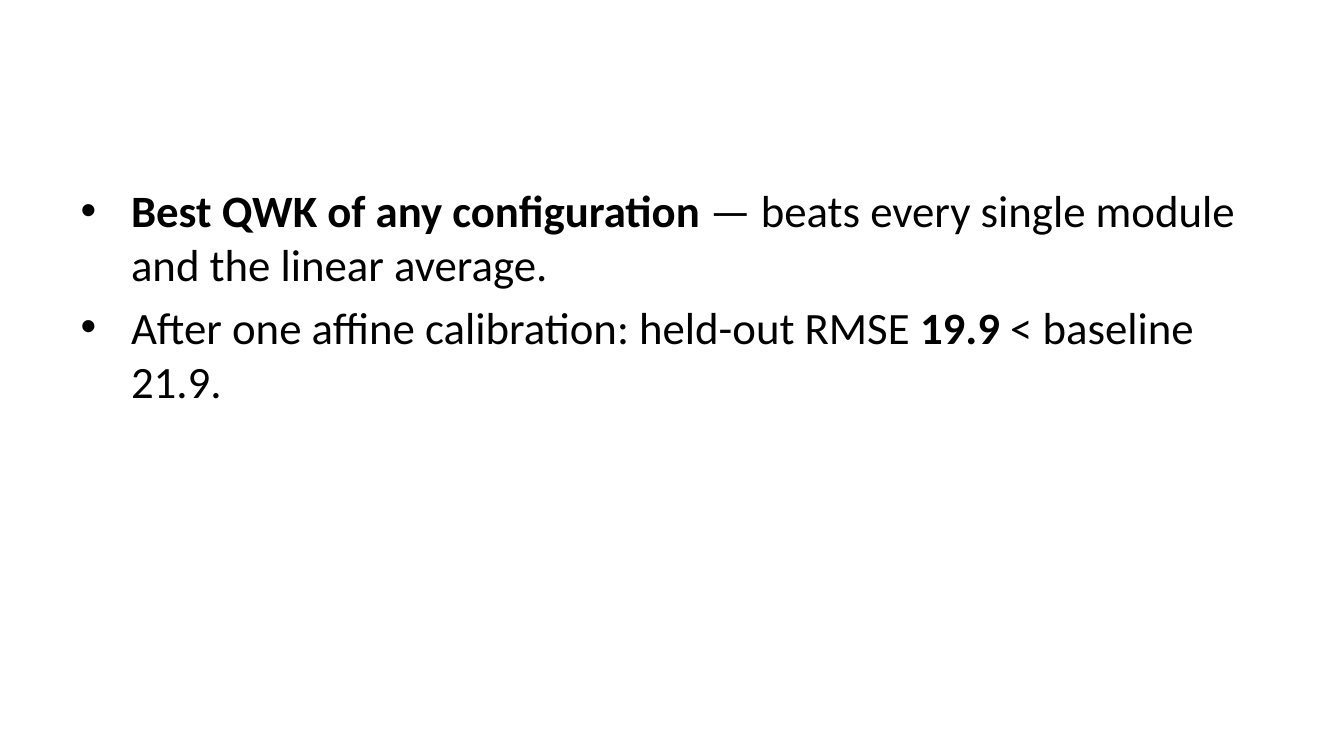
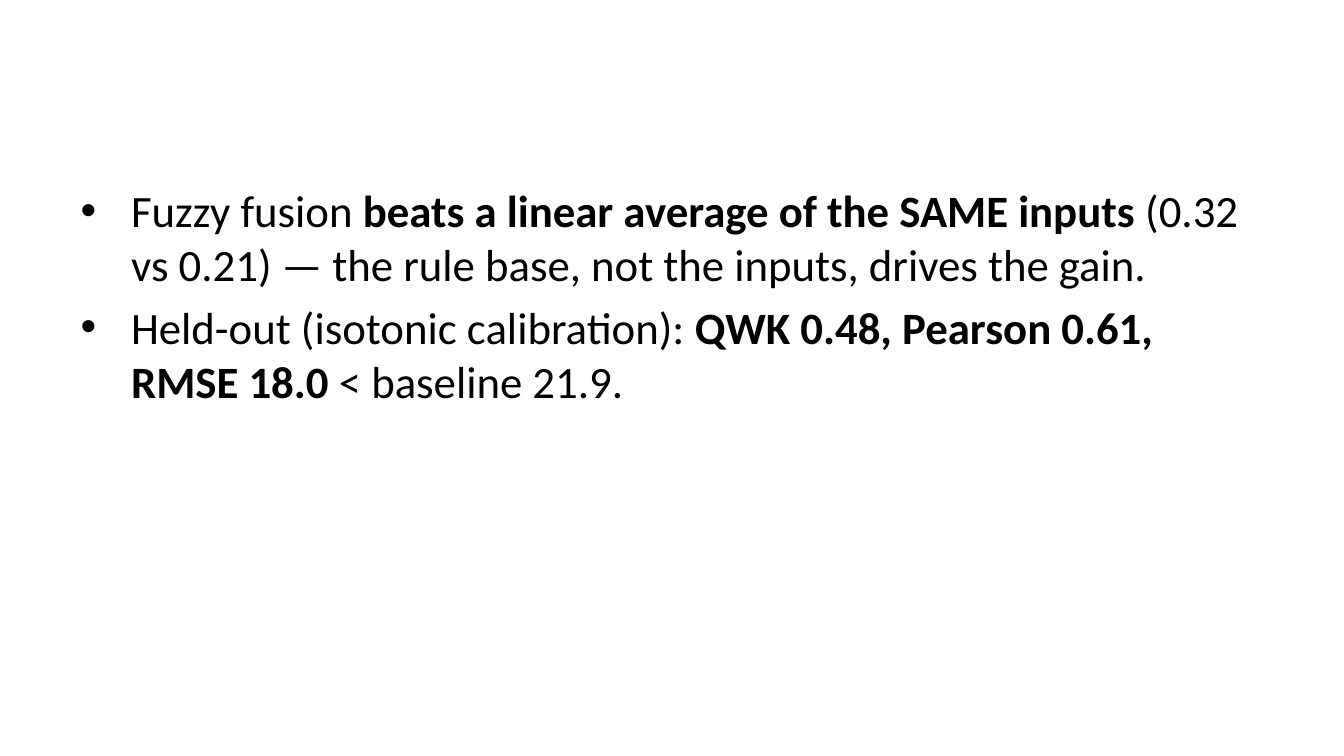
Before and after one commit to IAmPara0x/neuro-symbolic-essay-grading, a slide deck: slide 14 of Neuro-Symbolic-Grading-Slides.pptx. Drawn at 1344x756 pixels with LibreOffice and Linux fonts; fonts in the diff are those of the drawing. Boxes give left, top, right and bottom in pixels: in the first picture for what was removed or moved away, otherwise in the second. Text is boxed around its words. In the diff, an @@ line names an element or a change of style, - is before the commit and + after.

```diff
--- a/Neuro-Symbolic-Grading-Slides.pptx
+++ b/Neuro-Symbolic-Grading-Slides.pptx
@@ text at [131, 194, 1238, 399]: text changed @@
-• Best QWK of any configuration — beats every single module and the linear average.
-• After one affine calibration: held-out RMSE 19.9 < baseline 21.9.
+• Fuzzy fusion beats a linear average of the SAME inputs (0.32 vs 0.21) — the rule base, not the inputs, drives the gain.
+• Held-out (isotonic calibration): QWK 0.48, Pearson 0.61, RMSE 18.0 < baseline 21.9.
```
Also in this commit, not shown: 5 other slides changed, 24 other files.
